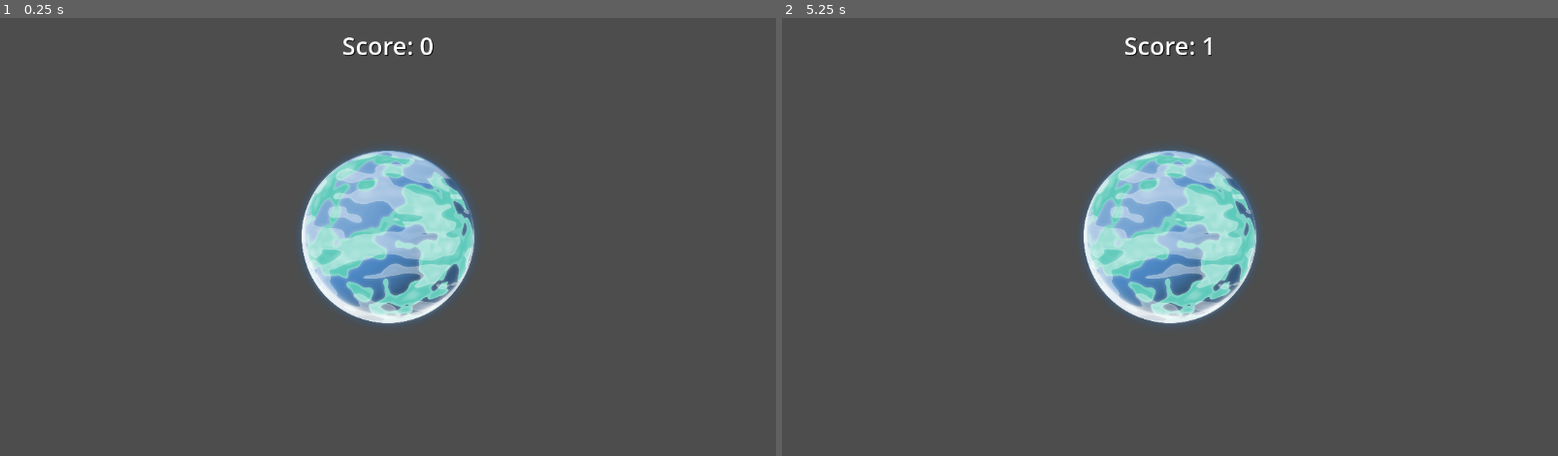
Above: before the commit, frames 1-2 (left to right).
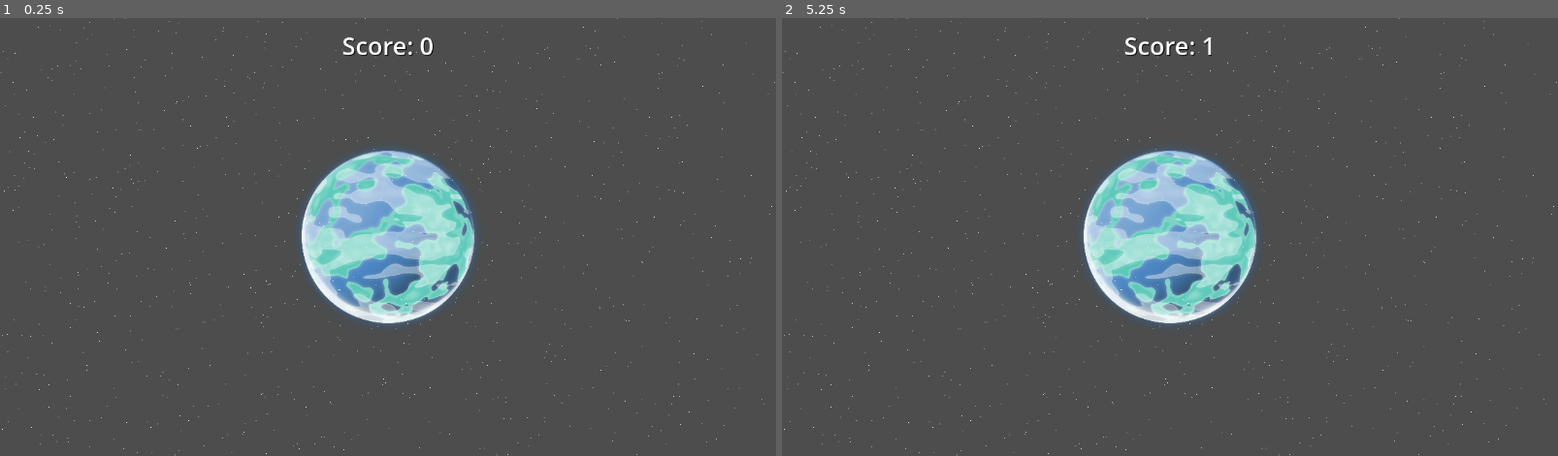
Above: after the commit, the same moments.

Repository: AllanSechrist/Tap
Game: Godot game, scene res://level/sand_box.tscn
Two runs of this game, one before a commit and one after it. Both use one fixed random seed, a clock stepped at 60 frames per second and the inputs below.
Inputs (mouse positions are in pixels of both pictures, inside the frame that each line leads up to):
- Up to frame 1 (0.25 s): no input
- Up to frame 2 (5.25 s): tap Enter at 0.5, 2, 3.5 s; press the mouse at (1170, 237) at 0.53 s; tap Space at 1.25, 2.75, 4.25 s; move the mouse to (1014, 258) at 1.27 s; release the mouse at (1014, 258) at 1.28 s; click (1014, 258) at 1.35 s; move the mouse to (1247, 140) at 2.02 s; press the mouse at (1247, 140) at 2.03 s; move the mouse to (1131, 324) at 2.77 s; release the mouse at (1131, 324) at 2.78 s; click (1131, 324) at 2.85 s; move the mouse to (1402, 302) at 3.52 s; press the mouse at (1402, 302) at 3.53 s; move the mouse to (937, 171) at 4.27 s; release the mouse at (937, 171) at 4.28 s; click (937, 171) at 4.35 s; move the mouse to (1208, 237) at 5.02 s; press the mouse at (1208, 237) at 5.03 s

The runs differ from the first frame. In frame 1, 0.3% of the frame differs, in the area x 0-100%, y 0-100%; in frame 2, 0.3%.

Commit message:
Add star background particle effects.

Diff:
--- a/Manager/game_manager.tscn
+++ b/Manager/game_manager.tscn
@@ -6,19 +6,19 @@
 font_size = 36
 shadow_color = Color(0, 0, 0, 1)
 
-[node name="GameManager" type="Node"]
+[node name="GameManager" type="Node" unique_id=1477368265]
 script = ExtResource("1_l0eif")
 
-[node name="MarginContainer" type="MarginContainer" parent="."]
+[node name="MarginContainer" type="MarginContainer" parent="." unique_id=1417902309]
 offset_right = 40.0
 offset_bottom = 40.0
 theme_override_constants/margin_top = 16
 
-[node name="CenterContainer" type="CenterContainer" parent="MarginContainer"]
+[node name="CenterContainer" type="CenterContainer" parent="MarginContainer" unique_id=659060110]
 custom_minimum_size = Vector2(1150, 0)
 layout_mode = 2
 
-[node name="ScoreLabel" type="Label" parent="MarginContainer/CenterContainer"]
+[node name="ScoreLabel" type="Label" parent="MarginContainer/CenterContainer" unique_id=130416610]
 unique_name_in_owner = true
 layout_mode = 2
 text = "Score: 0"
--- /dev/null
+++ b/assets/effects/space_fx.gd
@@ -0,0 +1,6 @@
+extends Node2D
+
+@onready var cpu_particles_2d: CPUParticles2D = $CPUParticles2D
+
+func _ready() -> void:
+	cpu_particles_2d.amount = 1000
--- /dev/null
+++ b/assets/effects/space_fx.tscn
@@ -0,0 +1,19 @@
+[gd_scene format=3 uid="uid://ckf36bxqt3b7f"]
+
+[ext_resource type="Script" uid="uid://bynnqf8latt0u" path="res://assets/effects/space_fx.gd" id="1_d8kov"]
+
+[node name="SpaceFX" type="Node2D" unique_id=291518817]
+script = ExtResource("1_d8kov")
+
+[node name="CPUParticles2D" type="CPUParticles2D" parent="." unique_id=1698384989]
+amount = 50
+lifetime = 360.0
+one_shot = true
+preprocess = 360.0
+speed_scale = 0.0
+emission_shape = 3
+emission_rect_extents = Vector2(1, 325)
+spread = 0.0
+gravity = Vector2(0, 0)
+initial_velocity_min = 2.0
+initial_velocity_max = 5.0
--- a/level/sand_box.tscn
+++ b/level/sand_box.tscn
@@ -1,12 +1,16 @@
-[gd_scene load_steps=3 format=3 uid="uid://r4m8k5745j72"]
+[gd_scene format=3 uid="uid://r4m8k5745j72"]
 
 [ext_resource type="PackedScene" uid="uid://jfsyladp1ts8" path="res://Manager/game_manager.tscn" id="1_8rxby"]
 [ext_resource type="PackedScene" uid="uid://d1etdx34g3waf" path="res://planets/planet.tscn" id="2_2ouf8"]
+[ext_resource type="PackedScene" uid="uid://ckf36bxqt3b7f" path="res://assets/effects/space_fx.tscn" id="3_8rxby"]
 
-[node name="SandBox" type="Node2D"]
+[node name="SandBox" type="Node2D" unique_id=269866359]
 
-[node name="GameManager" parent="." node_paths=PackedStringArray("planet") instance=ExtResource("1_8rxby")]
+[node name="GameManager" parent="." unique_id=1654976986 node_paths=PackedStringArray("planet") instance=ExtResource("1_8rxby")]
 planet = NodePath("../Planet")
 
-[node name="Planet" parent="." instance=ExtResource("2_2ouf8")]
+[node name="Planet" parent="." unique_id=537655757 instance=ExtResource("2_2ouf8")]
 position = Vector2(575, 325)
+
+[node name="SpaceFX" parent="." unique_id=291518817 instance=ExtResource("3_8rxby")]
+position = Vector2(0, 325)
--- a/project.godot
+++ b/project.godot
@@ -8,11 +8,15 @@
 
 config_version=5
 
+[animation]
+
+compatibility/default_parent_skeleton_in_mesh_instance_3d=true
+
 [application]
 
 config/name="Tap"
 run/main_scene="uid://r4m8k5745j72"
-config/features=PackedStringArray("4.5", "Forward Plus")
+config/features=PackedStringArray("4.6", "Forward Plus")
 config/icon="res://icon.svg"
 
 [display]
Not shown: 1 places in Manager/game_manager.tscn that only renumber resources
Not shown, added: assets/effects/space_fx.gd.uid
